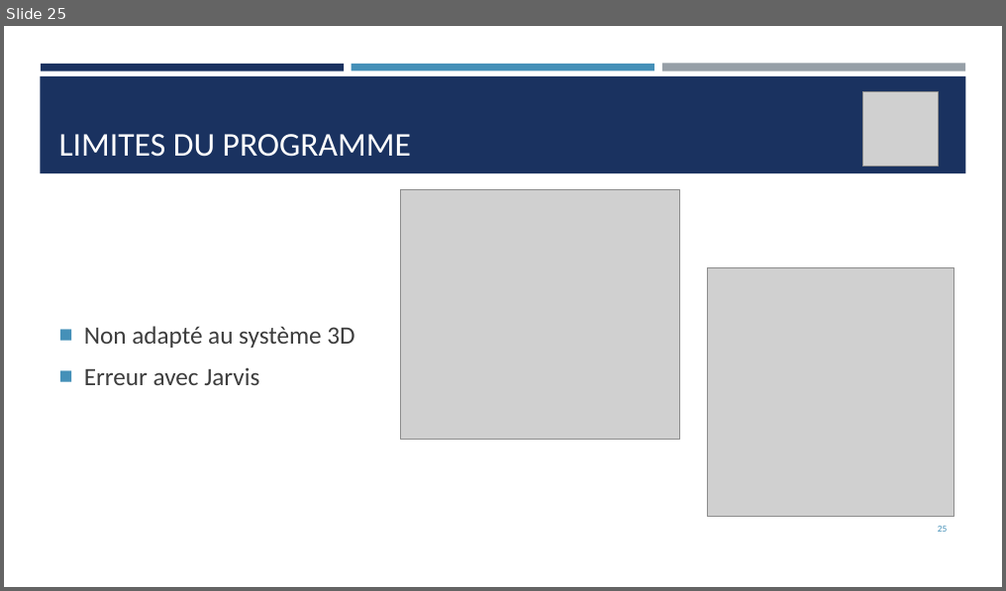
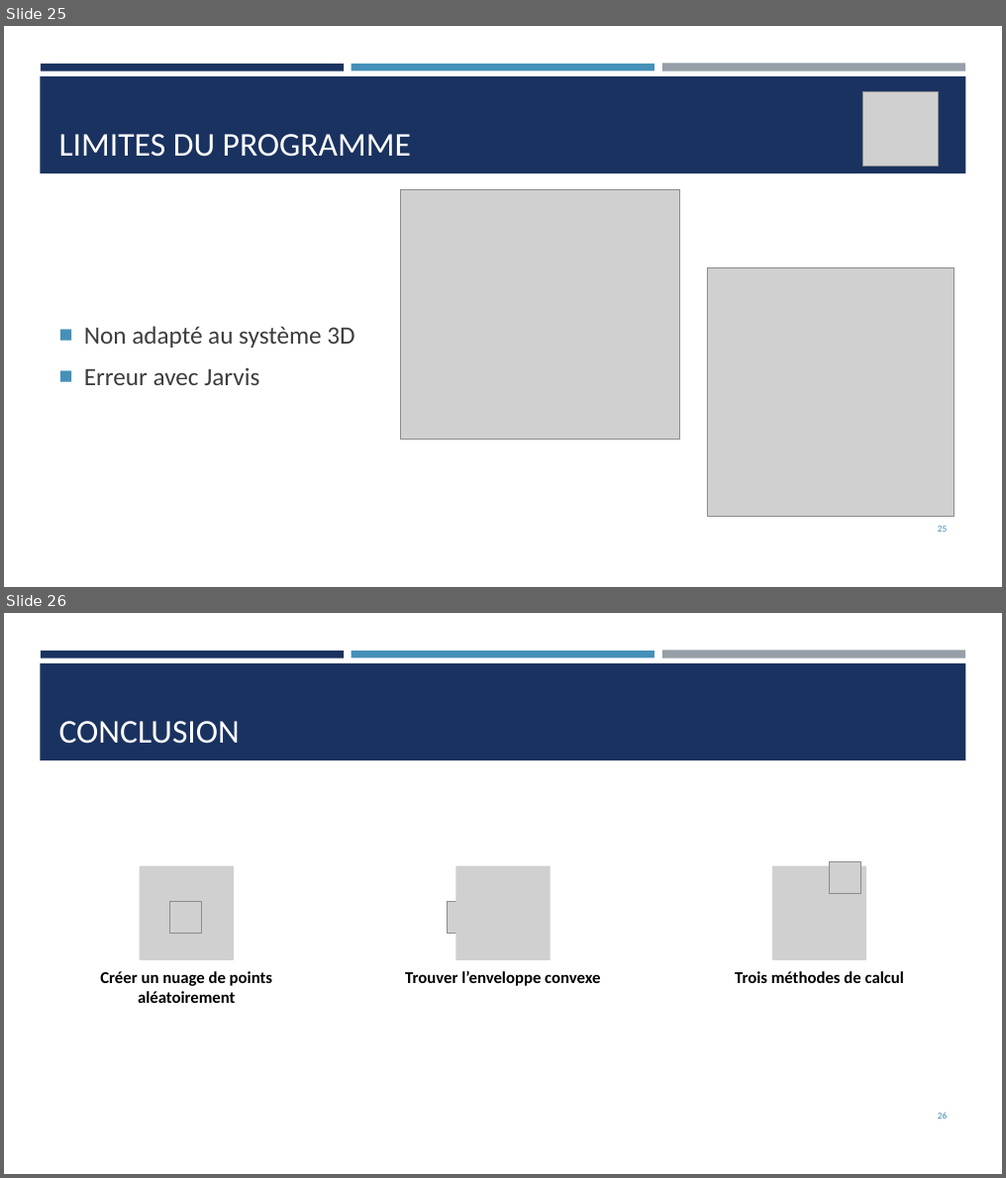
Before and after one commit to Thorkel-dev/Enveloppe-Convexe, a slide deck: Présentation 1.pptx. Shown one above the other, each under a label of ours: slide 25 before the commit, slides 25 and 26 after it. The pictures are 1006x591 and 1006x1178 pixels, drawn with LibreOffice and Linux fonts; fonts in the diff are those of the drawing; grey boxes stand for pictures. Boxes give left, top, right and bottom in pixels: in the first picture for what was removed or moved away, otherwise in the second. Text is boxed around its words. In the diff, an @@ line names an element or a change of style, - is before the commit and + after.

```diff
--- a/Présentation 1.pptx
+++ b/Présentation 1.pptx
@@ slide 26 added at <box>4,613,1002,1174</box>, background #FFFFFF; not listed: 4 template elements that a slide beside it also shows @@
@@ title added at <box>59,721,240,744</box>, 32 pt, text #FFFEFF @@
+CONCLUSION
@@ picture added at <box>830,862,861,894</box> @@
@@ picture added at <box>169,902,201,934</box> @@
@@ picture added at <box>447,902,478,934</box> @@
@@ group added at <box>100,866,904,1003</box>: 3 pictures, 3 texts @@
+Créer un nuage de points aléatoirement
+Trouver l’enveloppe convexe
+Trois méthodes de calcul
@@ page number added at <box>938,1112,947,1119</box>, 9 pt, text #4590B8 @@
+26
```
Also in this commit, not shown: 3 slides changed, 1 other slide added, 1 slide removed, 9 other files.
